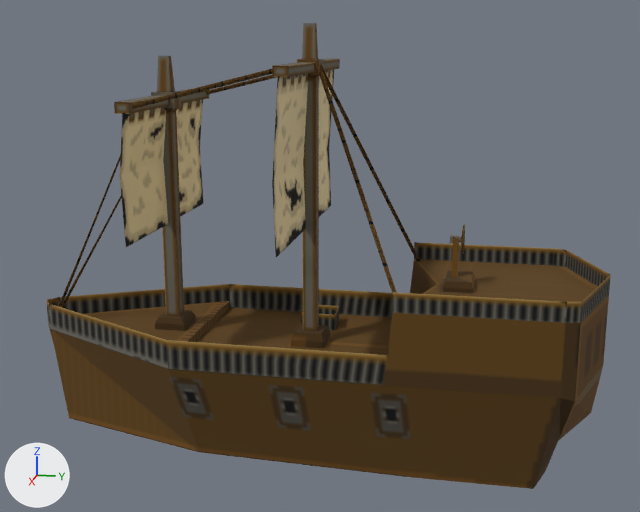
One commit to the OBJ model rocky_shores/res/models/ship/ship.obj: the scene before it, then after it.
Before and after are seen from a 50 mm camera at (8.36, 1.89, 3.26) aimed at (-0.13, 0.19, 1.14). Lighting does not change. The marker at lower left points along +X, +Y and +Z. Where no turn or scale is listed for an object, it has been applied to the vertices. Vertices at the same position are counted once.

The first picture shows 'ship_Cube.001'.
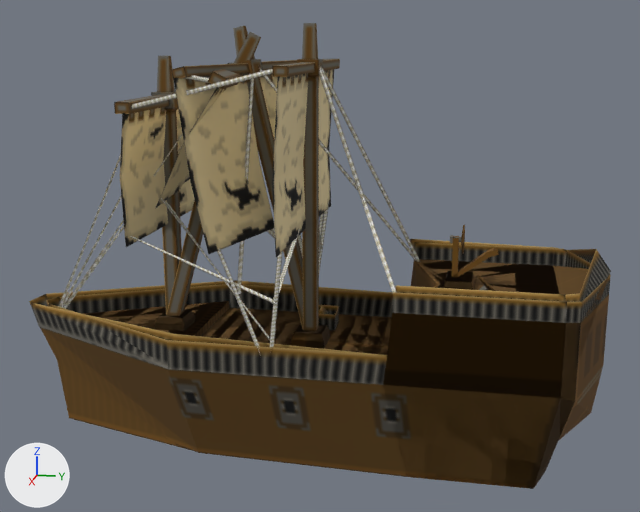
Boxes [x1, y1, x2, y2] around the edits, measured in the pictures (640 x 512 px):
'shipcrassh_Cube.002', added (brown)
    after: [29, 26, 611, 477]
    faces in mat_ship_texture (picture img_ship_tex_png): [29, 26, 611, 477]
    faces in mat_rope (picture img_ship_tex_png): [63, 65, 418, 356]
part 1 of me_ship_cube_001, built on
    after: [130, 201, 465, 347]
part 2 of me_ship_cube_001, surface changed (brown to grey)
    both: [58, 65, 421, 308]

The change, as a list of edits to the scene's bpy script:
```text
Change me_ship_cube_001:
    used by ob_ship_cube_001; location = (0.0, 0.0, 0.0)
    remove me_ship_cube_001.from_pydata(...)  # 329 vertices, 287 faces; spans x -1.4..1.17, y -2.82..2.99, z -0.97..3.4
    add me_ship_cube_001.from_pydata(...)  # 483 vertices, 427 faces; spans x -1.4..1.17, y -2.82..2.99, z -0.97..3.4
    me_ship_cube_001 part 1
    4 faces are deleted
    1 vertex moves within x -0.12, y 1.51, z 1.35
    132 vertices are added at x -1.27..1.0, y -1.41..1.61, z 0.22..1.52
    11 new vertices lie (0.04, 0.0, 0.0) away from vertices in x -1.2..0.98, y -1.41..1.51, z 0.22..1.51
    6 new vertices lie (0.0, 0.04, 0.0) away from vertices in x -1.25..0.95, y -1.4..0.05, z 0.94..1.5
    5 new vertices lie (0.0, 0.0, 0.05) away from vertices in x -1.19..0.94, y -1.41..0.07, z 0.92..1.48
    12 new faces join them, mat_rope (picture img_ship_tex_png)
    4 new faces join them, mat_ship_texture (picture img_ship_tex_png)
    128 new faces join them, mat_ship_tex_png (picture img_ship_tex_png)
    me_ship_cube_001 part 2: 12 kept faces spanning x -1.29..1.06, y -2.81..1.14, z 0.21..3.02 get new texture (UV) coordinates
    add me_ship_cube_001.materials.append(mat_ship_tex_png)  # picture img_ship_tex_png
Add me_shipcrassh_cube_002:
    me_shipcrassh_cube_002.from_pydata(...)  # 475 vertices, 425 faces; spans x -1.37..1.19, y -3.03..2.99, z -0.97..3.38
    # faces by material slot: [22, 275, 128]
    me_shipcrassh_cube_002.materials.append(mat_rope)  # picture img_ship_tex_png
    me_shipcrassh_cube_002.materials.append(mat_ship_texture)  # picture img_ship_tex_png
    me_shipcrassh_cube_002.materials.append(mat_ship_tex_png)  # picture img_ship_tex_png
Add ob_shipcrassh_cube_002:
    ob_shipcrassh_cube_002 = bpy.data.objects.new('shipcrassh_Cube.002', me_shipcrassh_cube_002)
    ob_shipcrassh_cube_002.location = (0.0, 0.0, 0.0)
```
